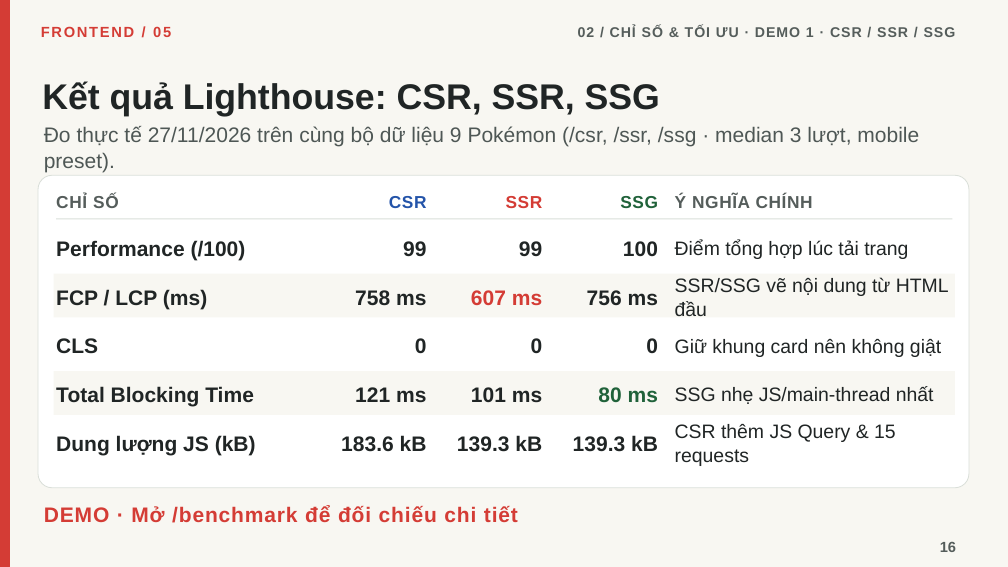
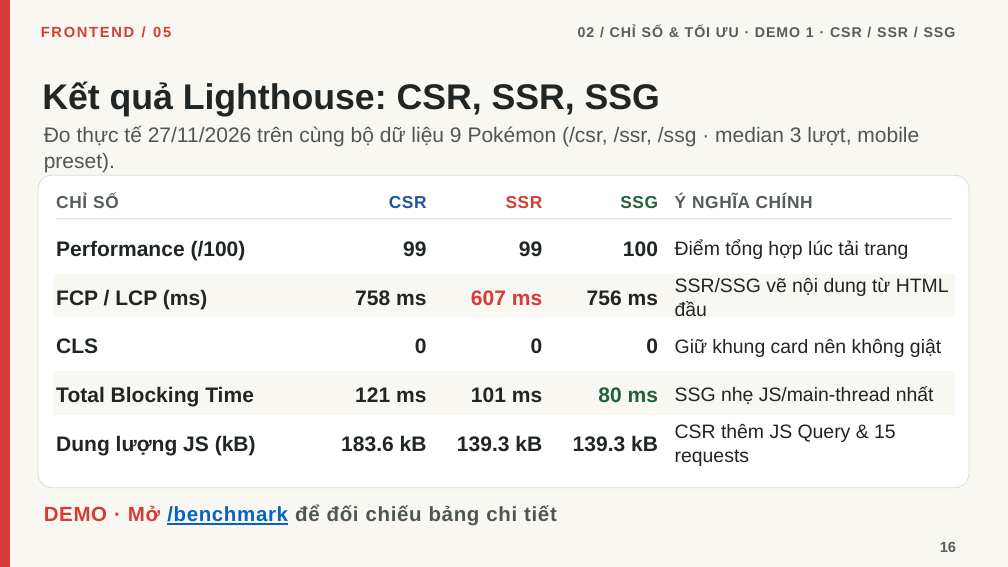
Before and after one commit to linhtn-spec/seminar-nextjs, a slide deck: slide 16 of Seminar_05_Frontend_Roadmap_Tieng_Viet_Da_Chinh_Sua.pptx. Drawn at 1008x567 pixels with LibreOffice and Linux fonts; fonts in the diff are those of the drawing. Boxes give left, top, right and bottom in pixels: in the first picture for what was removed or moved away, otherwise in the second. Text is boxed around its words. In the diff, an @@ line names an element or a change of style, - is before the commit and + after.

```diff
--- a/Seminar_05_Frontend_Roadmap_Tieng_Viet_Da_Chinh_Sua.pptx
+++ b/Seminar_05_Frontend_Roadmap_Tieng_Viet_Da_Chinh_Sua.pptx
@@ text at (44,505,557,526): text changed; size 20 to 19.5 pt; text colour #D43C35 to #4E5755 @@
-DEMO · Mở /benchmark để đối chiếu chi tiết
+DEMO · Mở /benchmark để đối chiếu bảng chi tiết
```
Also in this commit, not shown: 7 other slides changed, 3 other files.
